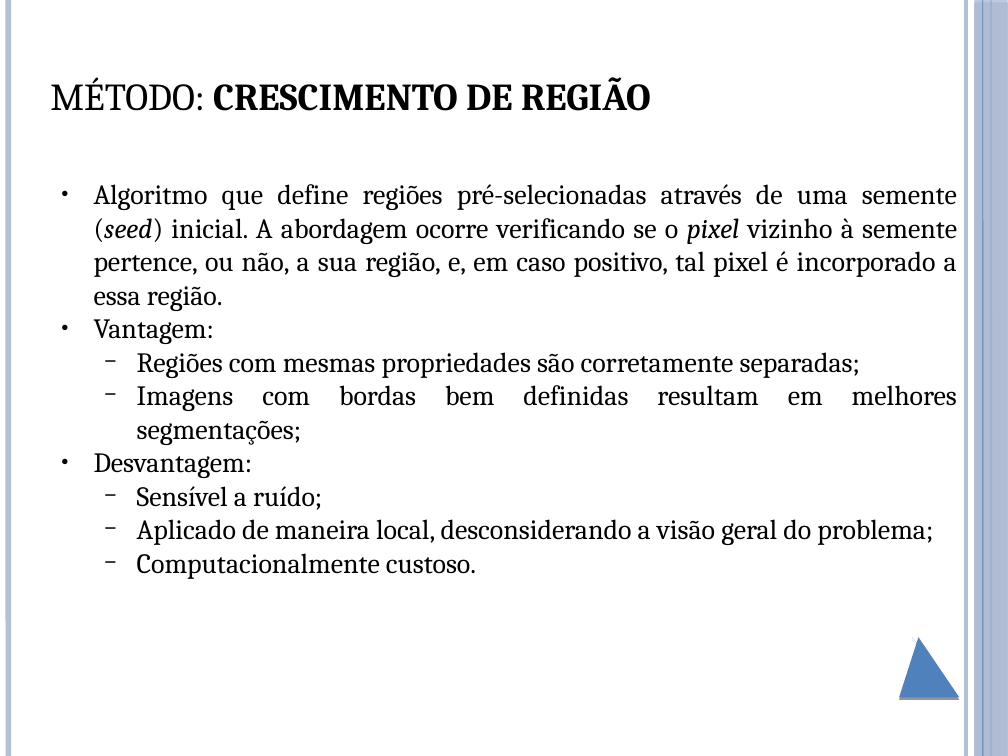
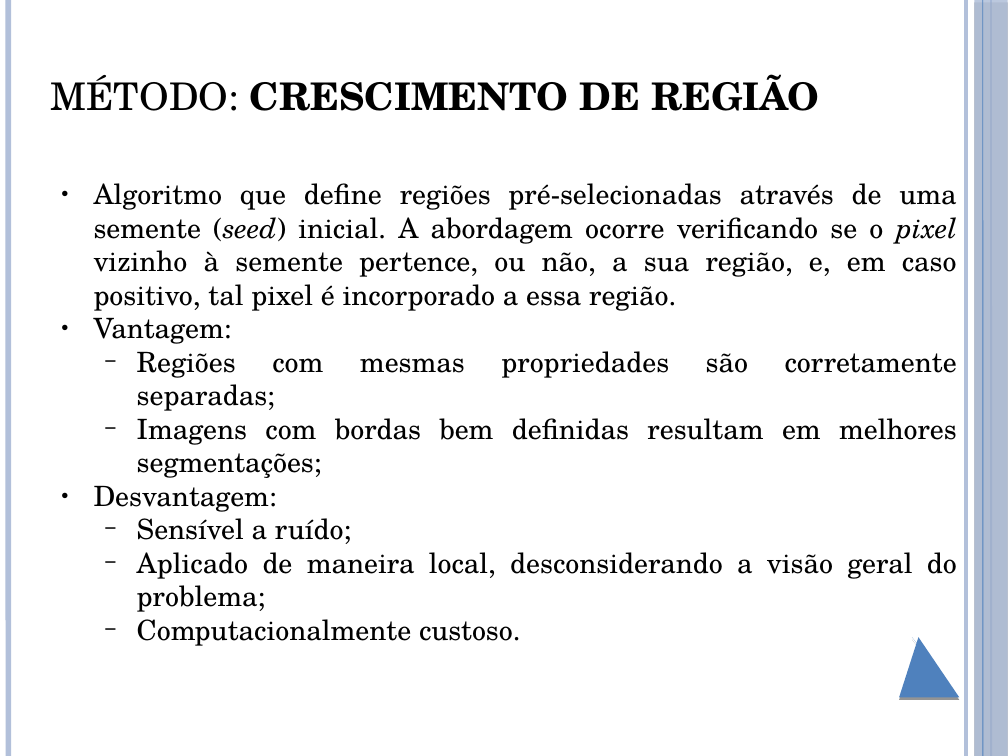
Before and after one commit to brunoliveira8/pdi, a slide deck: slide 6 of trabalho 6/apresentacao.pptx. Drawn at 1008x756 pixels with LibreOffice and Linux fonts; fonts in the diff are those of the drawing. Boxes give left, top, right and bottom in pixels: in the first picture for what was removed or moved away, otherwise in the second. Text is boxed around its words. In the diff, an @@ line names an element or a change of style, - is before the commit and + after.

```diff
--- a/trabalho 6/apresentacao.pptx
+++ b/trabalho 6/apresentacao.pptx
@@ text "MÉTODO: CRESCIMENTO DE REGIÃO" at box(50, 74, 819, 111): font Cambria to TeX Gyre Schola @@
@@ text "Algoritmo que define regiões pré-selecionadas ..." at box(94, 183, 957, 646): font Cambria to TeX Gyre Schola @@
```
Also in this commit, not shown: 10 other slides changed, 11 slides added, 2 slides removed.
